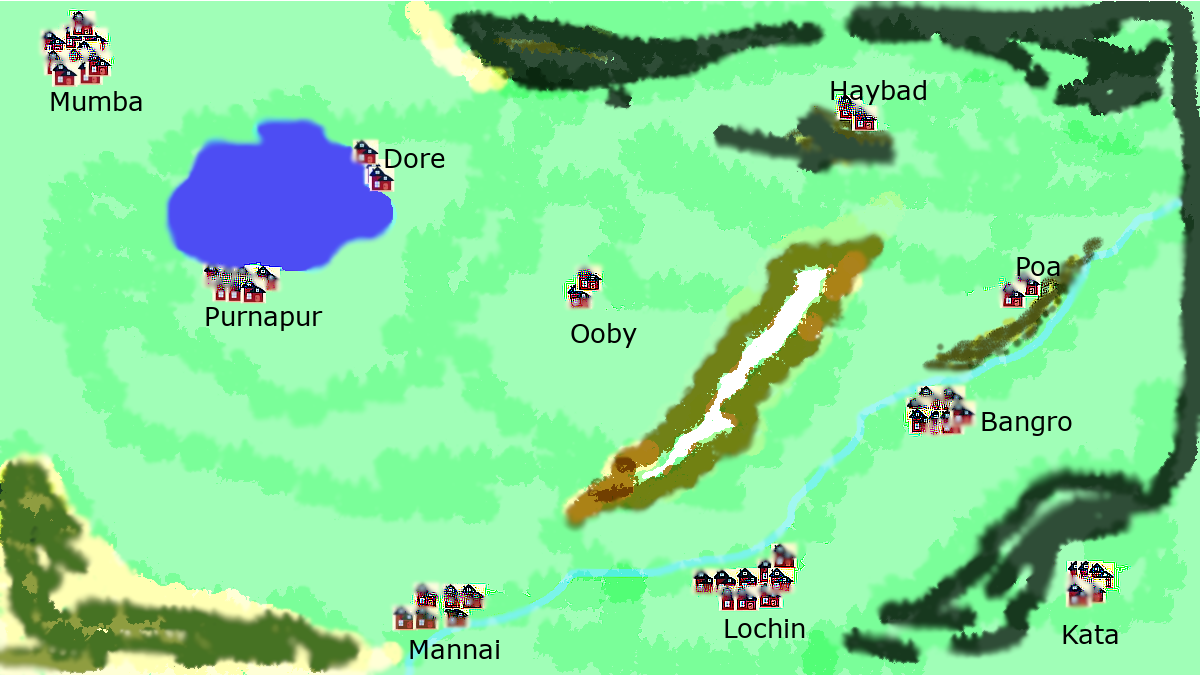
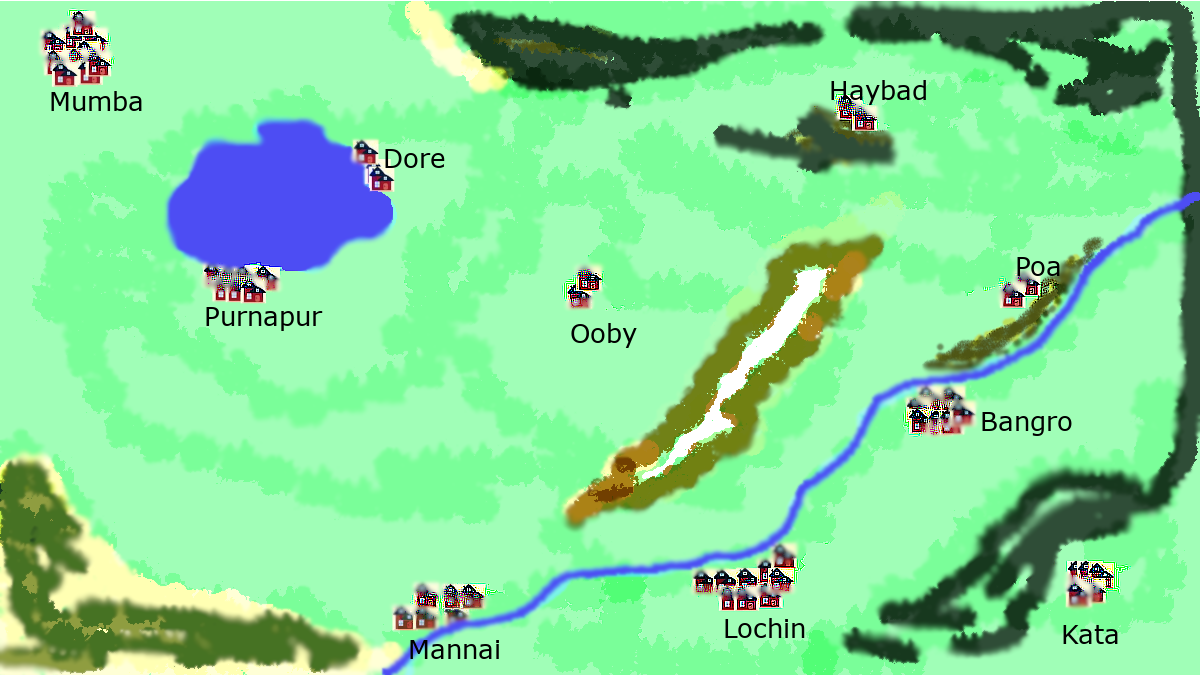
Layers edited between the first and the second 1200x675 image:
painted on "aerialview.png" over [380, 187, 1200, 675]
